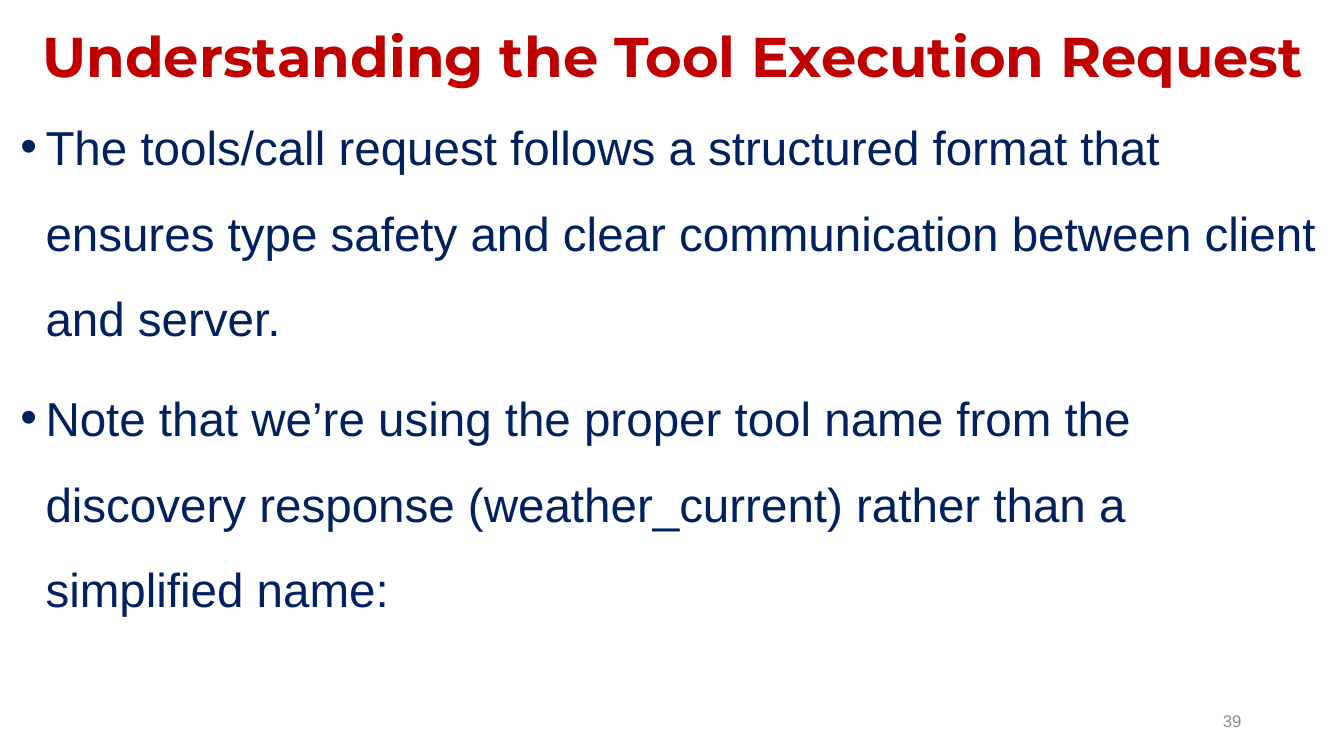
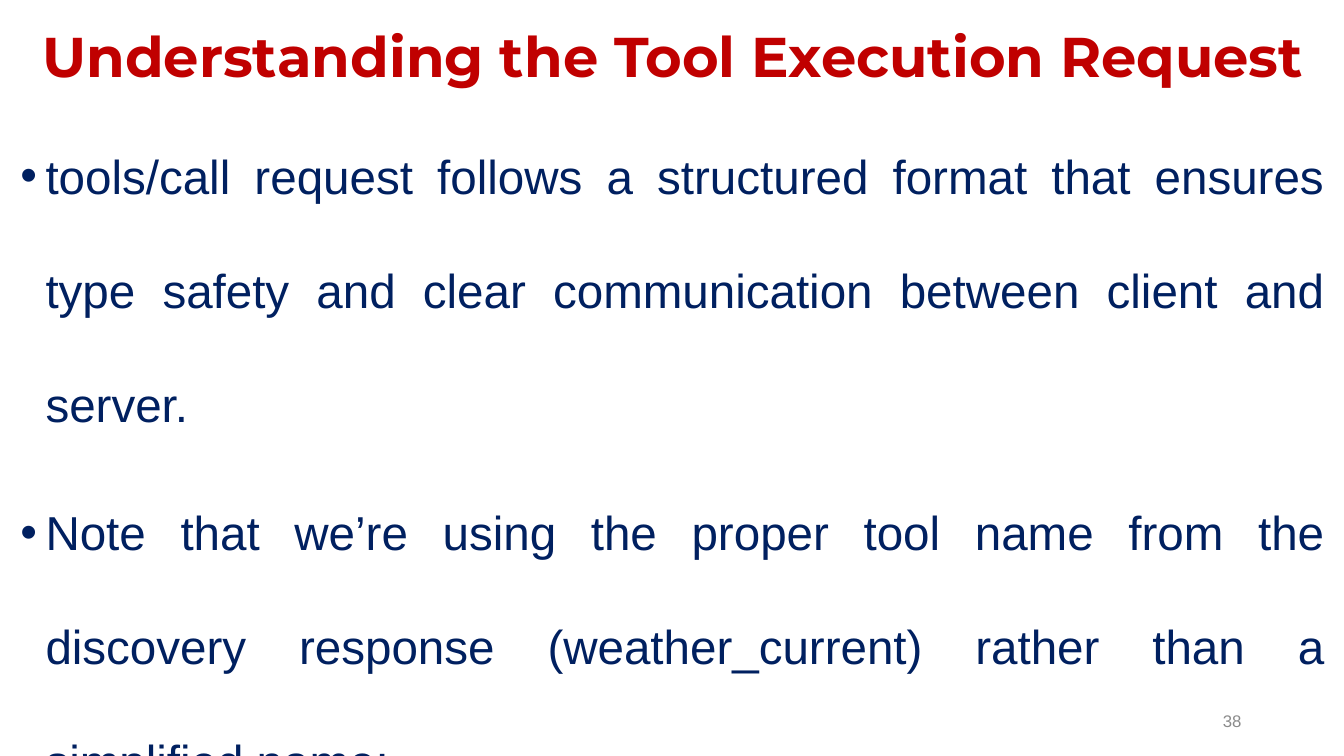
Before and after one commit to janakimeena/Building-Agents-with-MCP, a slide deck: slide 38 of MCP Architecture.pptx (slide 39 before the commit). Drawn at 1344x756 pixels with LibreOffice and Linux fonts; fonts in the diff are those of the drawing. Boxes give left, top, right and bottom in pixels: in the first picture for what was removed or moved away, otherwise in the second. Text is boxed around its words. In the diff, an @@ line names an element or a change of style, - is before the commit and + after.

```diff
--- a/MCP Architecture.pptx
+++ b/MCP Architecture.pptx
@@ text at (x1=46, y1=159, x2=1324, y2=423): text changed @@
-• The tools/call request follows a structured format that ensures type safety and clear communication between client and server.
+• tools/call request follows a structured format that ensures type safety and clear communication between client and server.
@@ text at (x1=46, y1=515, x2=1324, y2=674): alignment left to justified; line spacing 1.5 to 2 @@
```
Also in this commit, not shown: 21 other slides changed, 1 slide removed, 5 other files.
